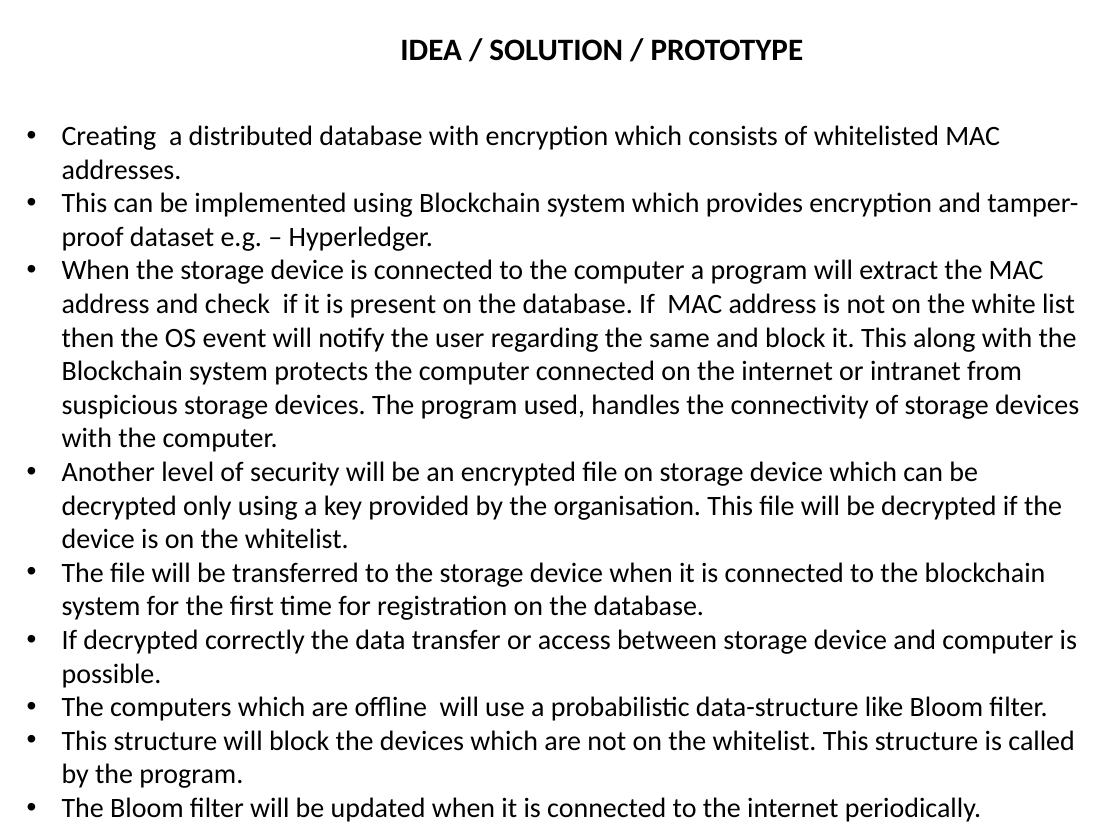
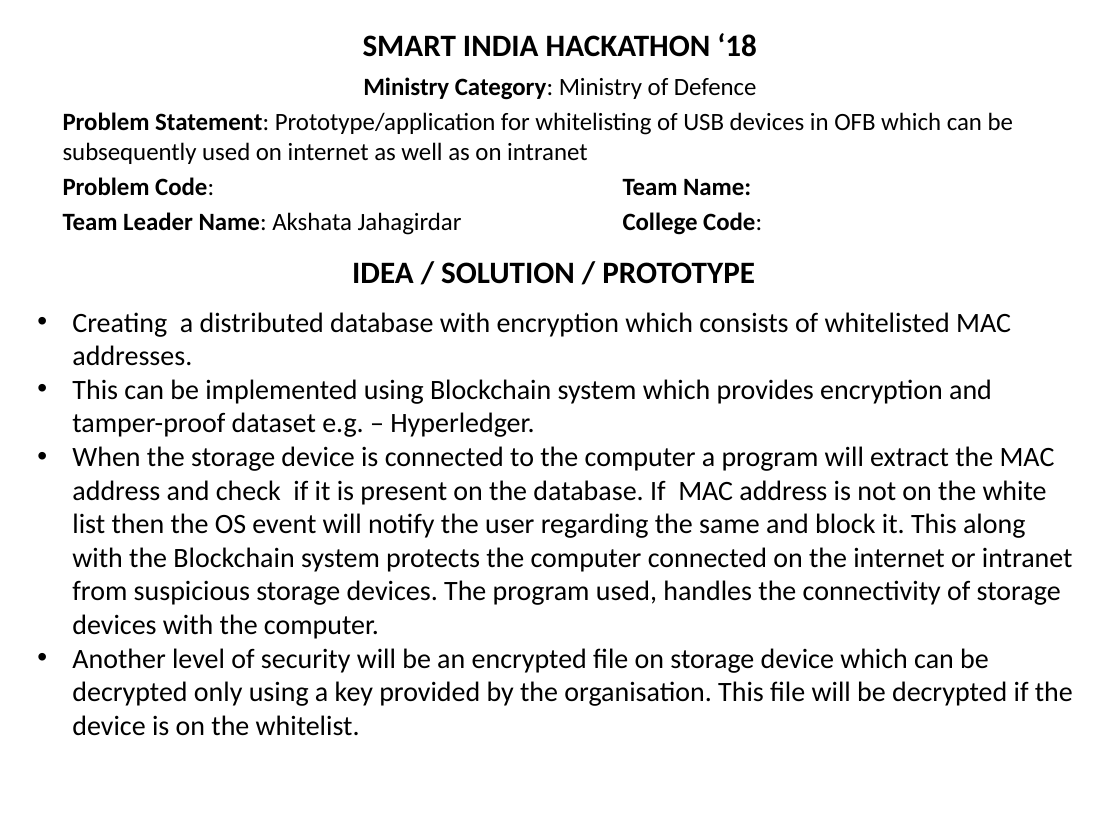
Before and after one commit to Dashree/sih2018, a slide deck: slide 1 of Gov_templates/USB_whitelist.pptx. Drawn at 1120x840 pixels with LibreOffice and Linux fonts; fonts in the diff are those of the drawing. Boxes give left, top, right and bottom in pixels: in the first picture for what was removed or moved away, otherwise in the second. Text is boxed around its words. In the diff, an @@ line names an element or a change of style, - is before the commit and + after.

```diff
--- a/Gov_templates/USB_whitelist.pptx
+++ b/Gov_templates/USB_whitelist.pptx
@@ title added at [363,33,757,57], 20 pt, text #000000, bold @@
+SMART INDIA HACKATHON ‘18
@@ text added at [63,77,1013,235], 16 pt, text #000000 @@
+Ministry Category: Ministry of Defence
+Problem Statement: Prototype/application for whitelisting of USB devices in OFB which can be subsequently used on internet as well as on intranet
+Problem Code: Team Name:
+Team Leader Name: Akshata Jahagirdar College Code:
@@ text "IDEA / SOLUTION / PROTOTYPE": place and size @@
-text "IDEA / SOLUTION / PROTOTYPE" at [400,39,804,61]
+text "IDEA / SOLUTION / PROTOTYPE" at [352,262,755,284]
@@ text "Creating a distributed database with ...": place and size @@
-text "Creating a distributed database with ..." at [62,125,1079,822]
+text "Creating a distributed database with ..." at [72,312,1073,736]
@@ text at [62,562,1077,822]: paragraphs removed @@
-• The file will be transferred to the storage device when it is connected to the blockchain system for the first time for registration on the database.
-• If decrypted correctly the data transfer or access between storage device and computer is possible.
-• The computers which are offline will use a probabilistic data-structure like Bloom filter.
-• This structure will block the devices which are not on the whitelist. This structure is called by the program.
-• The Bloom filter will be updated when it is connected to the internet periodically.
```
Also in this commit, not shown: 1 other slide changed, 1 slide added, 1 slide removed.
